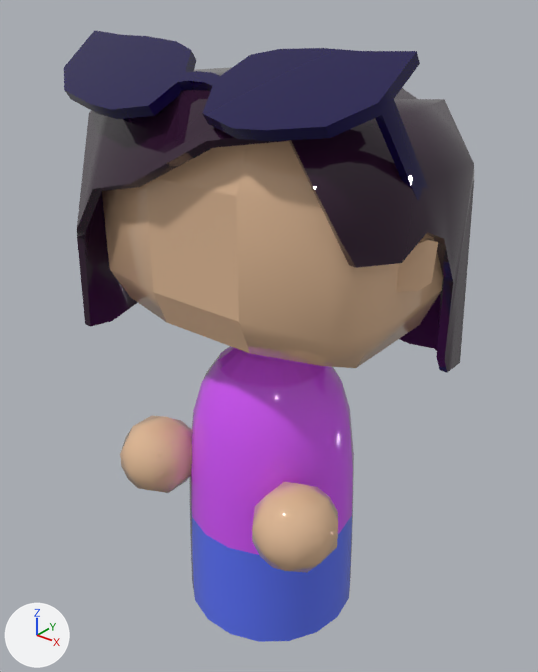
The FBX model UNITY/The Shop Next Door/Assets/Models/ModeloGEMMA/ModeloGemma.fbx as it was, and as the next commit left it.
Camera for both pictures: a 50 mm camera at (0.0623, -0.0786, 0.1032) aimed at (-0.0012, 0.0008, 0.054). Arrows for +X, +Y and +Z are at lower left; the lights stay in place. Where no turn or scale is listed for an object, it has been applied to the vertices.
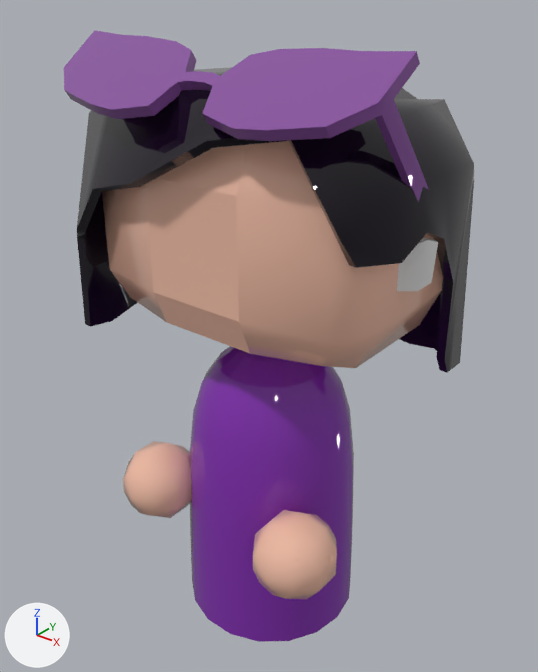
Boxes [x1, y1, x2, y2] around the edits, measured in the pictures (538 x 672 px):
'Cylinder001', recoloured, surface changed
    both: [189, 346, 354, 642]
'Box002', recoloured (blue to purple)
    both: [64, 30, 429, 202]
'Sphere001', recoloured, reshaped, moved
    before: [252, 482, 338, 573]
    after: [253, 510, 337, 600]
'Sphere002', recoloured, moved
    before: [120, 416, 192, 493]
    after: [123, 441, 192, 518]
'Box003', recoloured
    both: [397, 238, 438, 291]
part 1 of me_mesh_001, cut back
    both: [77, 67, 453, 373]
part 2 of me_mesh_003, recoloured
    both: [190, 346, 354, 553]
part 3 of me_mesh_003, recoloured (blue to purple)
    both: [190, 505, 353, 642]

Patch to the scene script:
```diff
--- a/UNITY/The Shop Next Door/Assets/Models/ModeloGEMMA/ModeloGemma.fbx.py
+++ b/UNITY/The Shop Next Door/Assets/Models/ModeloGEMMA/ModeloGemma.fbx.py
@@ mat_material__4 @@
 mat_material__4 = principled_material('Material #4')
-mat_material__4.base_color = (0.673, 0.0939, 0.991)  # purple #d656fe
+mat_material__4.base_color = (0.891, 0.517, 0.389)  # beige #f2bea8
 mat_material__4.roughness = 0.0
@@ mat_material__5 @@
+mat_material__5 = principled_material('Material #5')
+mat_material__5.base_color = (0.223, 0.0278, 0.431)  # purple #822eaf
+mat_material__5.roughness = 0.0
@@ mat_material__2 @@
+mat_material__2 = principled_material('Material #2')
+mat_material__2.base_color = (0.251, 0.0824, 0.349)  # purple #89519f
+mat_material__2.roughness = 0.0
@@ mat_material__3 @@
+mat_material__3 = principled_material('Material #3')
+mat_material__3.base_color = (0.00604, 0.00226, 0.0104)  # black #12071a
+mat_material__3.roughness = 0.0
@@ me_mesh_003 @@
 me_mesh_003.from_pydata(...)  # 180 vertices, 356 faces; spans x -0.014..0.014, y -0.0138..0.0138, z -0.0017..0.049
 # used by ob_cylinder001; location = (0.0, 0.0, 0.0086)
+# me_mesh_003 part 2: 268 faces spanning x -0.0136..0.0136, y -0.0134..0.0134, z 0.016..0.049 switch from mat_material__4 (purple #d656fe) to mat_material__5 (purple #822eaf)
+# me_mesh_003 part 3: 88 faces spanning x -0.014..0.014, y -0.0138..0.0138, z -0.0017..0.016 switch from mat_material__16 (blue #5f76fb) to mat_material__5 (purple #822eaf)
@@ me_mesh @@
 me_mesh.from_pydata(...)  # 82 vertices, 80 faces; spans x -0.0219..0.0218, y -0.0164..0.0164, z 0.0014..0.0327
-me_mesh.materials.append(mat_material__437)  # beige #e4bc98
+me_mesh.materials.append(mat_material__4)  # beige #f2bea8
@@ me_mesh_001 @@
 # used by ob_plane001; location = (0.0005, -0.0025, 0.094)
-me_mesh_001.from_pydata(...)  # 140 vertices, 276 faces; spans x -0.0265..0.0246, y -0.017..0.0224, z -0.0449..-0.0014
-me_mesh_001.materials.append(mat_material__435)  # dark purple #311730
+me_mesh_001.from_pydata(...)  # 140 vertices, 138 faces; spans x -0.0265..0.0246, y -0.017..0.0224, z -0.0449..-0.0014
+# me_mesh_001 part 1
+# 276 faces are deleted
+# 138 new faces join them
+me_mesh_001.materials.append(mat_material__3)  # black #12071a
@@ me_mesh_002 @@
 me_mesh_002.from_pydata(...)  # 116 vertices, 114 faces; spans x -0.0241..0.0244, y 0.0222..0.04, z 0.079..0.0964
-me_mesh_002.materials.append(mat_material__436)  # dark blue #14064d
+me_mesh_002.materials.append(mat_material__2)  # purple #89519f
@@ me_mesh_004 @@
 me_mesh_004.from_pydata(...)  # 18 vertices, 16 faces; spans x -0.00009..0.00303, y -0.00225..0.00197, z -0.0059..0.00061
-me_mesh_004.materials.append(mat_material__437)  # beige #e4bc98
@@ me_mesh_004_1 @@
+me_mesh_004_1.from_pydata(...)  # a UV sphere (10 segments, 5 rings, poles along z) spanning x -0.226..0.226, y -0.238..0.238, z -0.25..0.25
+me_mesh_004_1.materials.append(mat_material__4)  # beige #f2bea8
@@ ob_sphere001 @@
-ob_sphere001 = bpy.data.objects.new('Sphere001', me_mesh_005)
-ob_sphere001.location = (0.0138, -0.0121, 0.0339)
+ob_sphere001 = bpy.data.objects.new('Sphere001', me_mesh_004_1)
+ob_sphere001.location = (0.0138, -0.0121, 0.0289)
 ob_sphere001.rotation_euler = (1.571, 0.0, 0.0)  # degrees (90, 0, 0)
@@ ob_sphere002 @@
 ob_sphere002 = bpy.data.objects.new('Sphere002', me_mesh_006)
-ob_sphere002.location = (-0.0137, -0.0116, 0.0339)
+ob_sphere002.location = (-0.0137, -0.0116, 0.0289)
 ob_sphere002.rotation_euler = (1.571, 0.0, 0.0)  # degrees (90, 0, 0)
```
